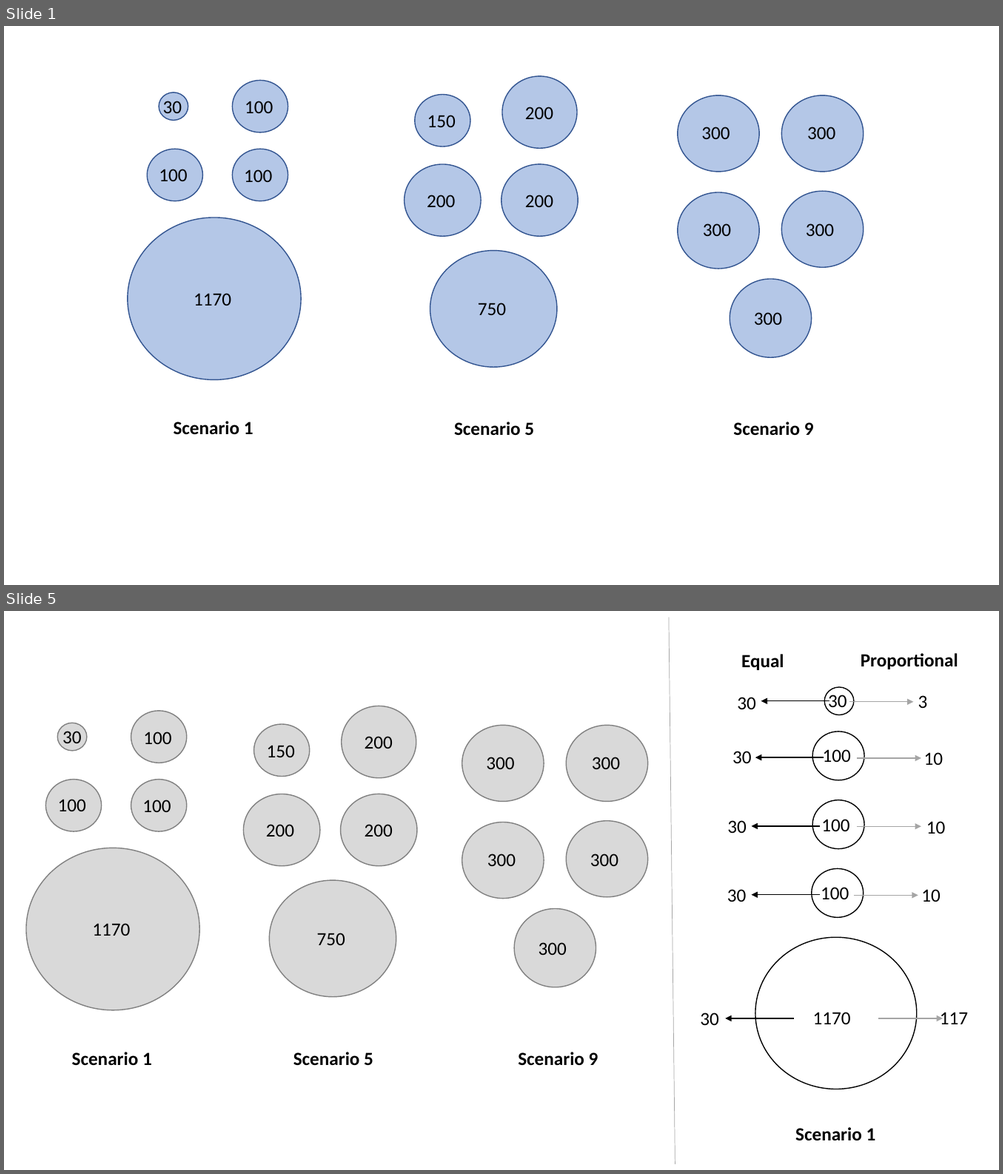
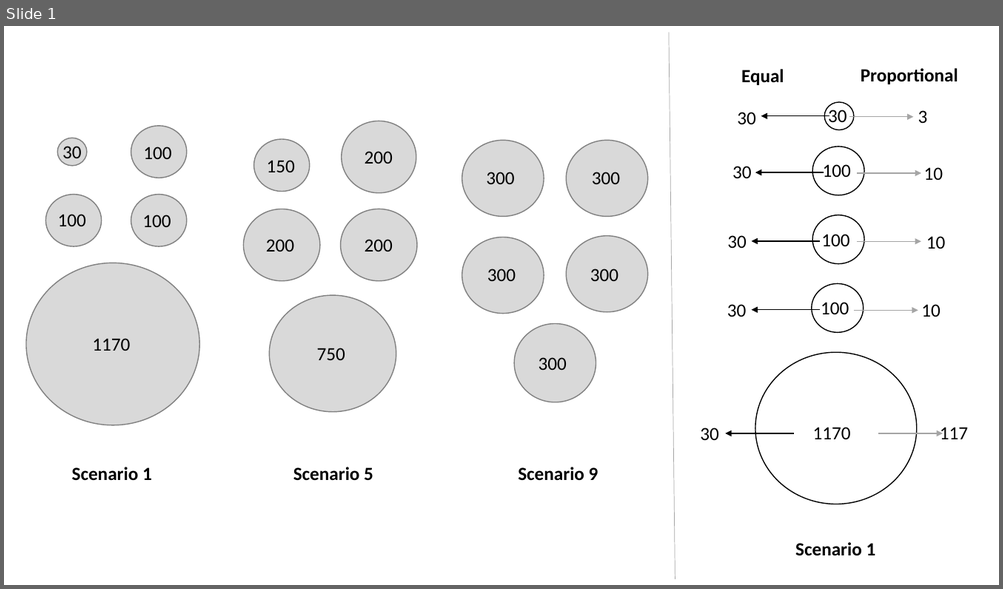
Before and after one commit to HobanLab/Morton-REU, a slide deck: archive_and_practice/Attempt5_REU_final/Figures/sampling.pptx. Shown one above the other, each under a label of ours: slides 1 and 5 before the commit, slide 1 after it; the slides between them are not shown. The pictures are 1003x1174 and 1003x589 pixels, drawn with LibreOffice and Linux fonts; fonts in the diff are those of the drawing. Boxes give left, top, right and bottom in pixels: in the first picture for what was removed or moved away, otherwise in the second. Text is boxed around its words. In the diff, an @@ line names an element or a change of style, - is before the commit and + after.

```diff
--- a/archive_and_practice/Attempt5_REU_final/Figures/sampling.pptx
+++ b/archive_and_practice/Attempt5_REU_final/Figures/sampling.pptx
@@ slide 1 removed at (4, 26, 999, 585), background #FFFFFF @@
@@ ellipse removed at (233, 81, 288, 133) @@
@@ ellipse removed at (503, 76, 577, 148) @@
@@ ellipse removed at (159, 93, 188, 120) @@
@@ text removed at (163, 101, 182, 118) @@
-30
@@ text removed at (244, 101, 273, 113) @@
-100
@@ ellipse removed at (415, 95, 470, 147) @@
@@ text removed at (525, 107, 553, 119) @@
-200
@@ ellipse removed at (677, 96, 759, 172) @@
@@ ellipse removed at (782, 96, 862, 172) @@
@@ text removed at (427, 115, 455, 127) @@
-150
@@ text removed at (701, 127, 729, 139) @@
-300
@@ text removed at (807, 127, 835, 139) @@
-300
@@ ellipse removed at (148, 149, 203, 201) @@
@@ ellipse removed at (233, 149, 288, 201) @@
@@ text removed at (159, 169, 187, 181) @@
-100
@@ text removed at (244, 170, 272, 182) @@
-100
@@ ellipse removed at (404, 164, 481, 235) @@
@@ ellipse removed at (502, 164, 578, 236) @@
@@ text removed at (427, 195, 455, 207) @@
-200
@@ text removed at (525, 195, 553, 207) @@
-200
@@ ellipse removed at (677, 192, 759, 269) @@
@@ ellipse removed at (782, 191, 862, 267) @@
@@ ellipse removed at (128, 218, 301, 380) @@
@@ text removed at (703, 224, 731, 236) @@
-300
@@ text removed at (805, 224, 834, 236) @@
-300
@@ ellipse removed at (430, 250, 557, 367) @@
@@ ellipse removed at (729, 279, 811, 358) @@
@@ text removed at (193, 293, 231, 306) @@
-1170
@@ text removed at (478, 303, 506, 315) @@
-750
@@ text removed at (754, 312, 782, 325) @@
-300
@@ text removed at (173, 421, 253, 435) @@
-Scenario 1
@@ text removed at (454, 422, 534, 436) @@
-Scenario 5
@@ text removed at (733, 422, 814, 436) @@
-Scenario 9
@@ what was slide 5 is now slide 1 @@
```
Also in this commit, not shown: 3 other slides removed, 56 other files.
